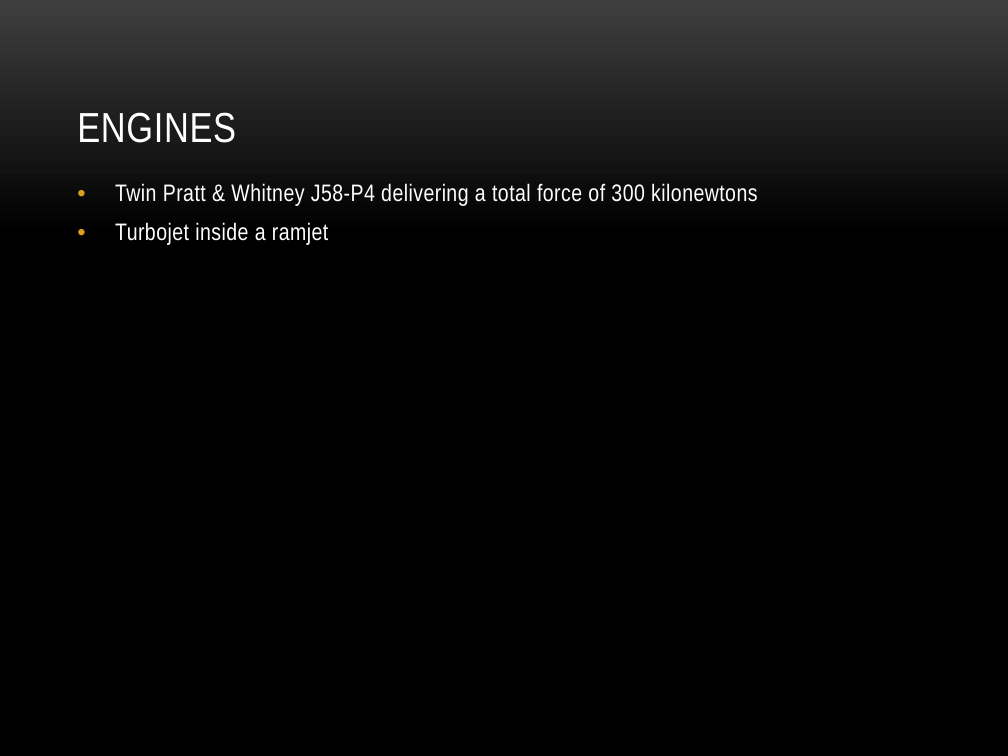
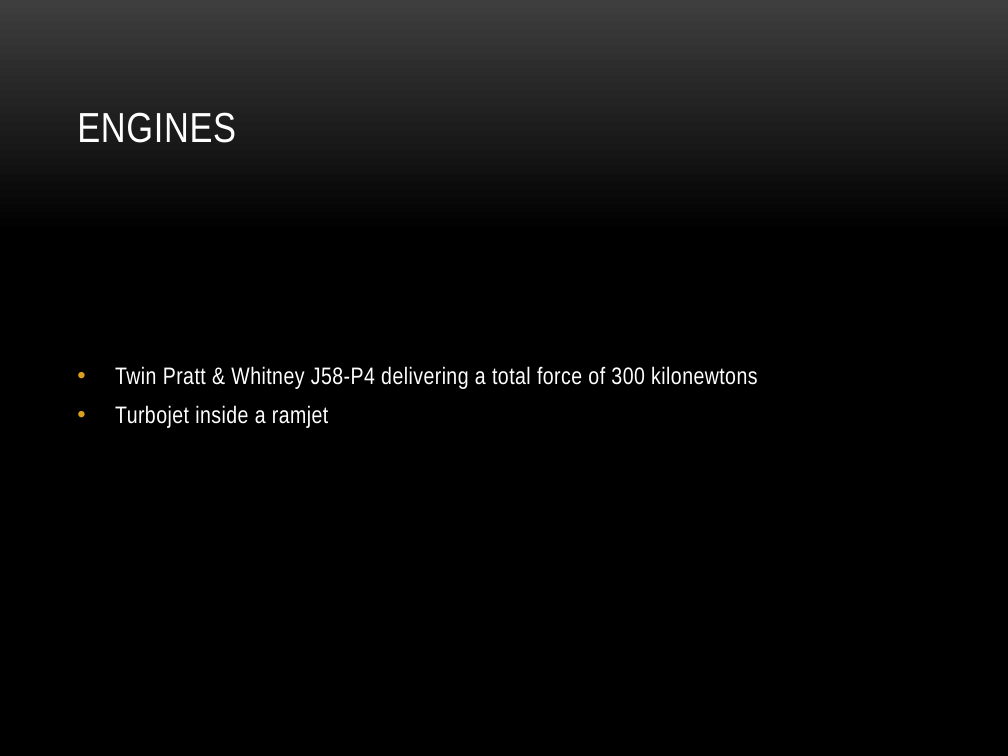
Before and after one commit to nakulj/writ-340, a slide deck: slide 4 of Illumin/presentation.pptx. Drawn at 1008x756 pixels with LibreOffice and Linux fonts; fonts in the diff are those of the drawing; background and template pictures are left out. Boxes give left, top, right and bottom in pixels: in the first picture for what was removed or moved away, otherwise in the second. Text is boxed around its words. In the diff, an @@ line names an element or a change of style, - is before the commit and + after.

```diff
--- a/Illumin/presentation.pptx
+++ b/Illumin/presentation.pptx
@@ text "Twin Pratt & Whitney J58-P4 ...": place and size @@
-text "Twin Pratt & Whitney J58-P4 ..." at [115,183,757,245]
+text "Twin Pratt & Whitney J58-P4 ..." at [115,366,757,428]
```
Also in this commit, not shown: 3 slides added, 1 slide removed, 4 other files.
